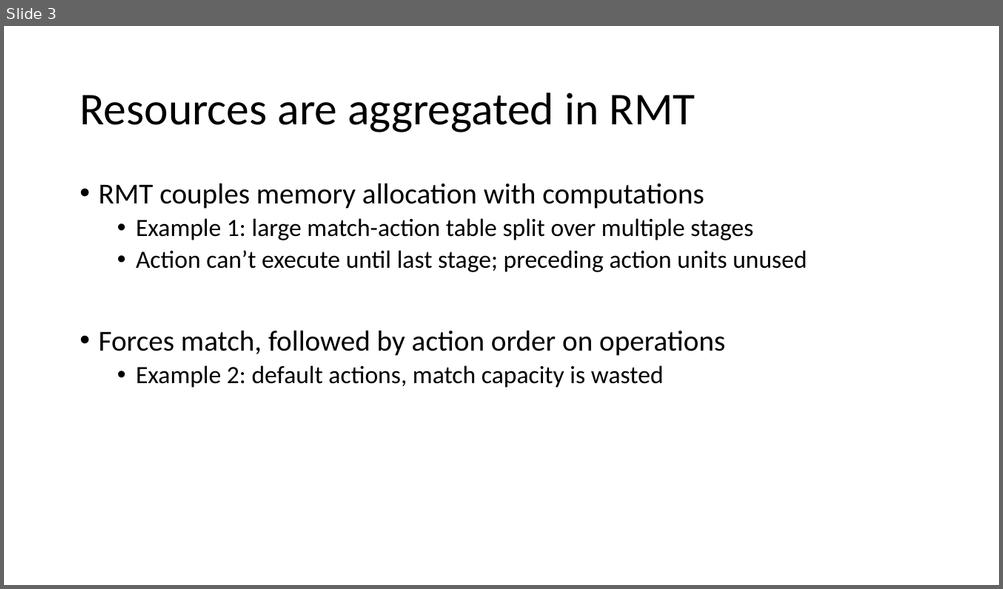
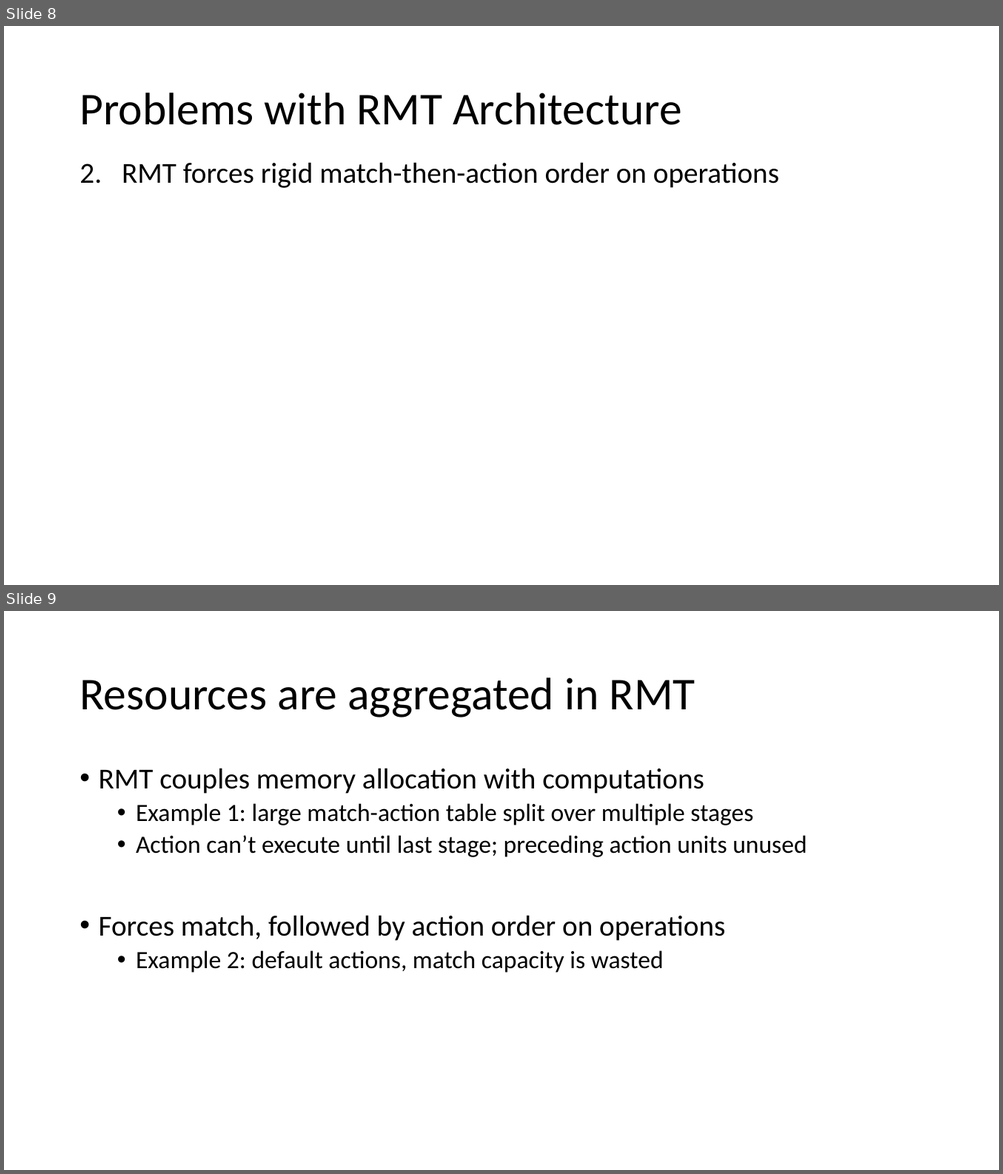
Before and after one commit to anirudhSK/drmt_talk, a slide deck: drmt.pptx. Shown one above the other, each under a label of ours: slide 3 before the commit, slides 8 and 9 after it. The pictures are 1003x589 and 1003x1174 pixels, drawn with LibreOffice and Linux fonts; fonts in the diff are those of the drawing. Boxes give left, top, right and bottom in pixels: in the first picture for what was removed or moved away, otherwise in the second. Text is boxed around its words. In the diff, an @@ line names an element or a change of style, - is before the commit and + after.

```diff
--- a/drmt.pptx
+++ b/drmt.pptx
@@ slide 8 added at box(4, 26, 999, 585), background #FFFFFF @@
@@ title added at box(79, 93, 681, 125), 44 pt, text #000000 @@
+Problems with RMT Architecture
@@ text added at box(122, 162, 779, 188), 28 pt, text #000000 @@
+2. RMT forces rigid match-then-action order on operations
@@ what was slide 3 is now slide 9 @@
```
Also in this commit, not shown: 3 slides changed, 5 other slides added.
